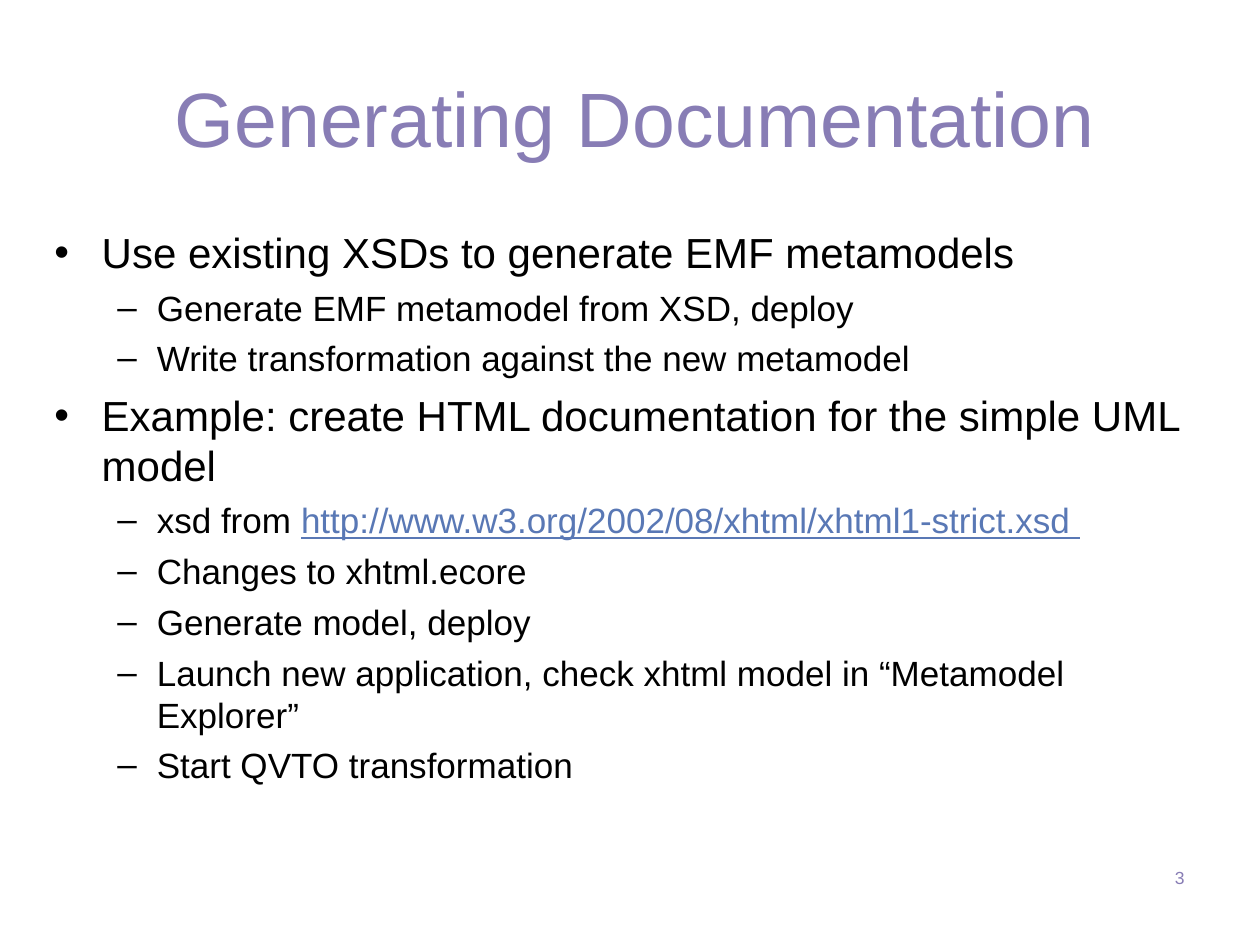
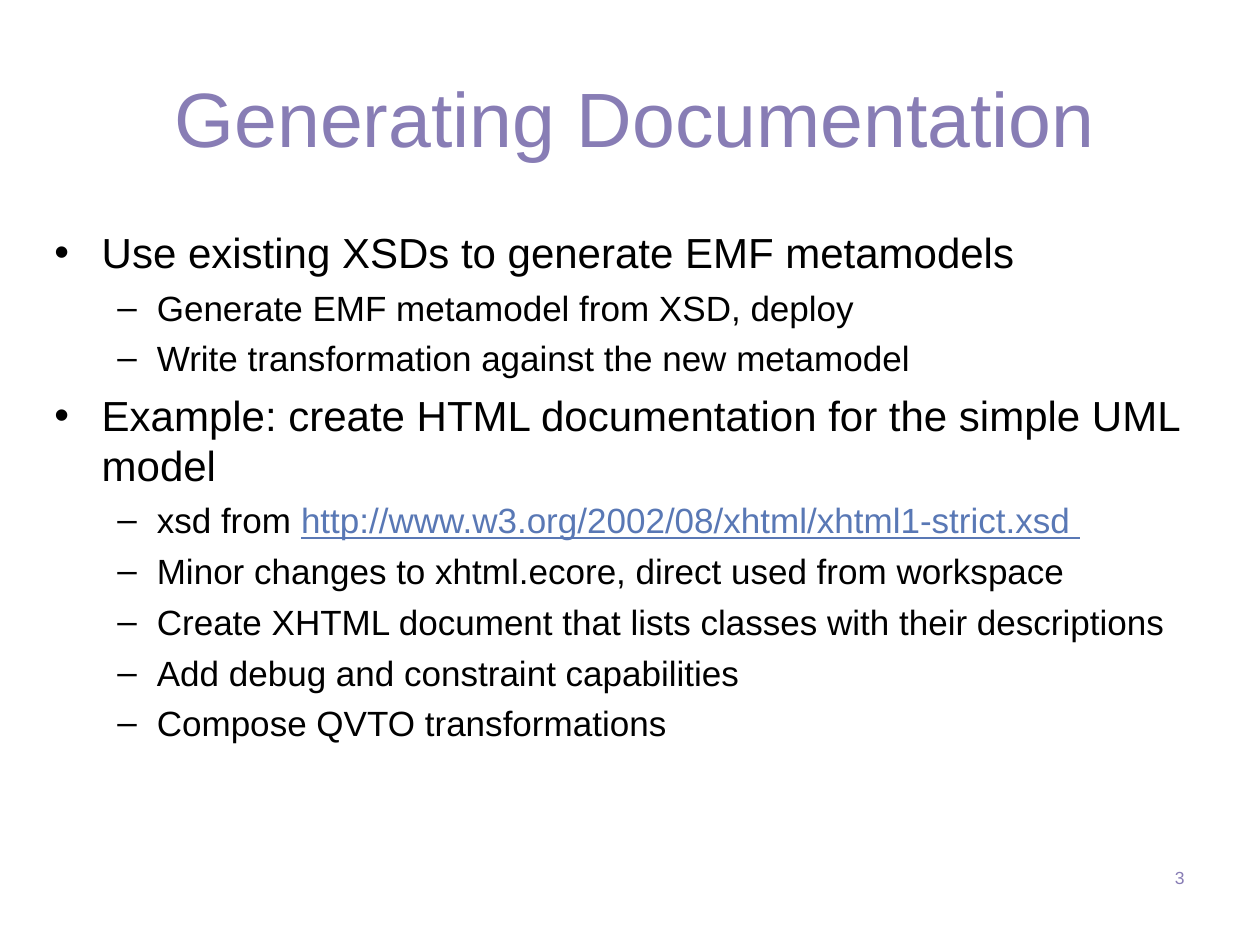
Before and after one commit to wilbert-alberts/qvto, a slide deck: slide 3 of examples/org.eclipse.m2m.qvt.oml.econ2009.tutorial/projects/qvto.uml2xhtml.model/slides/The Art of Model Transformation with Operational QVT.ppt. Drawn at 1260x945 pixels with LibreOffice and Linux fonts; fonts in the diff are those of the drawing; background and template pictures are left out. Boxes give left, top, right and bottom in pixels: in the first picture for what was removed or moved away, otherwise in the second. Text is boxed around its words. In the diff, an @@ line names an element or a change of style, - is before the commit and + after.

Commit message:
UML to XHtml example added

```diff
--- a/examples/org.eclipse.m2m.qvt.oml.econ2009.tutorial/projects/qvto.uml2xhtml.model/slides/The Art of Model Transformation with Operational QVT.ppt
+++ b/examples/org.eclipse.m2m.qvt.oml.econ2009.tutorial/projects/qvto.uml2xhtml.model/slides/The Art of Model Transformation with Operational QVT.ppt
@@ text at [157, 558, 1164, 743]: text changed @@
-  – Changes to xhtml.ecore
-  – Generate model, deploy
-  – Launch new application, check xhtml model in “Metamodel Explorer”
-  – Start QVTO transformation
+  – Minor changes to xhtml.ecore, direct used from workspace
+  – Create XHTML document that lists classes with their descriptions
+  – Add debug and constraint capabilities
+  – Compose QVTO transformations
```
Also in this commit, not shown: 2 other slides changed.
